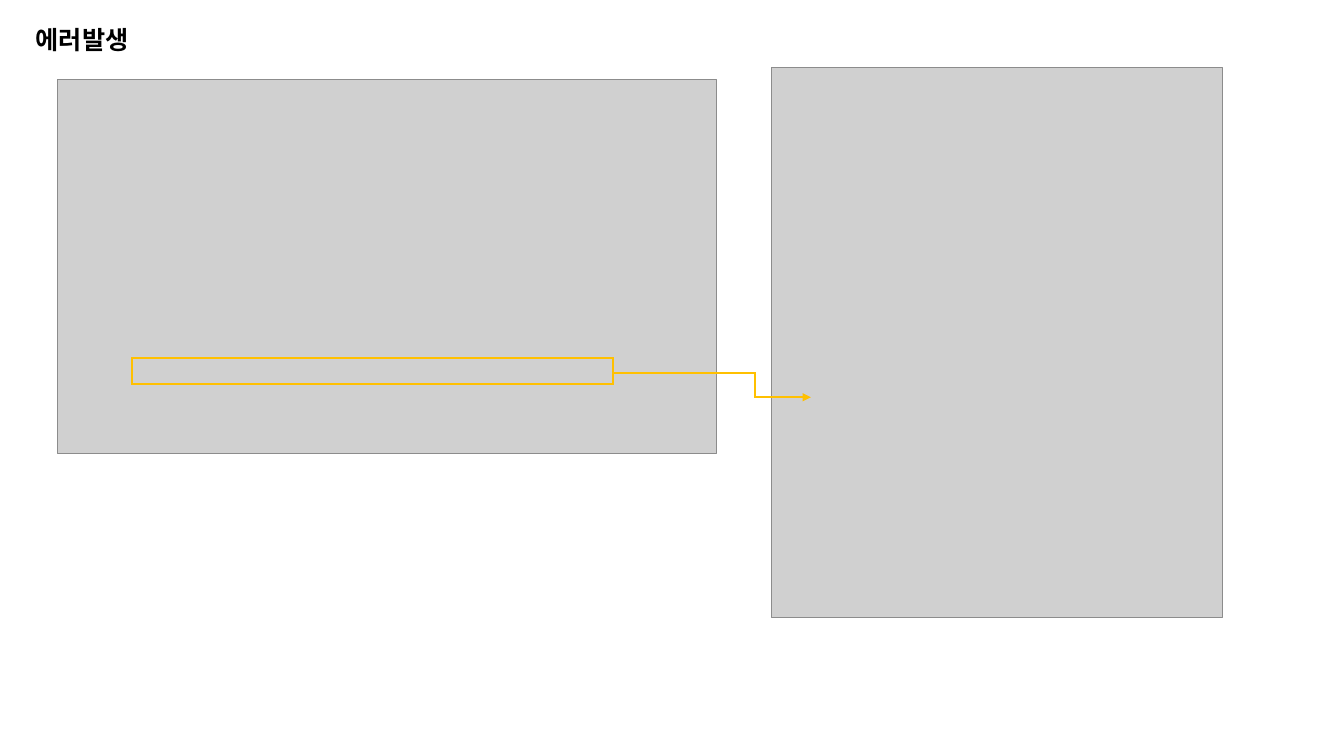
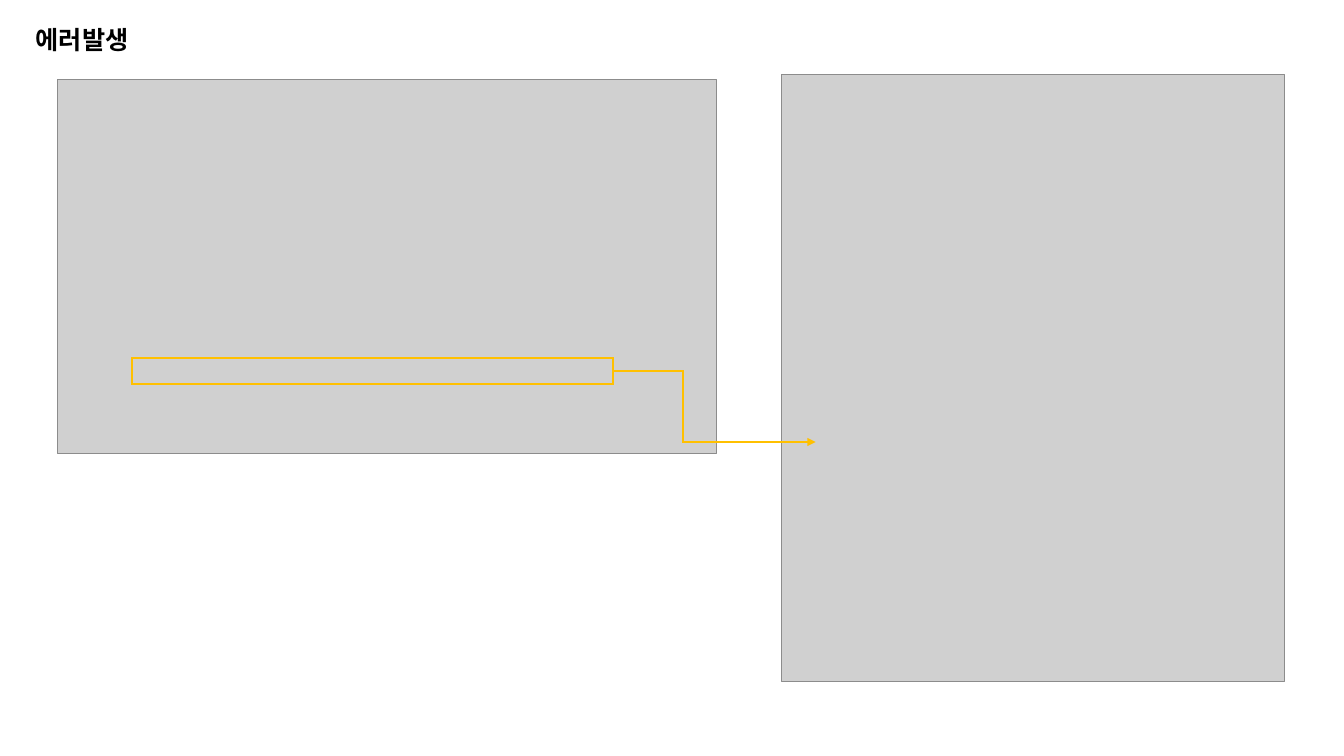
Before and after one commit to evadelzz1/flask_login5, a slide deck: slide 2 of solution_for_edirect_uri_mismatch.pptx. Drawn at 1344x756 pixels with LibreOffice and Linux fonts; fonts in the diff are those of the drawing; grey boxes stand for pictures. Boxes give left, top, right and bottom in pixels: in the first picture for what was removed or moved away, otherwise in the second. Text is boxed around its words. In the diff, an @@ line names an element or a change of style, - is before the commit and + after.

```diff
--- a/solution_for_edirect_uri_mismatch.pptx
+++ b/solution_for_edirect_uri_mismatch.pptx
@@ picture: place and size @@
-picture at [771, 67, 1223, 617]
+picture at [782, 75, 1286, 682]
@@ elbow arrow moved from (613, 373) - (812, 397) to (613, 371) - (816, 443) @@
```
Also in this commit, not shown: 1 other file.
